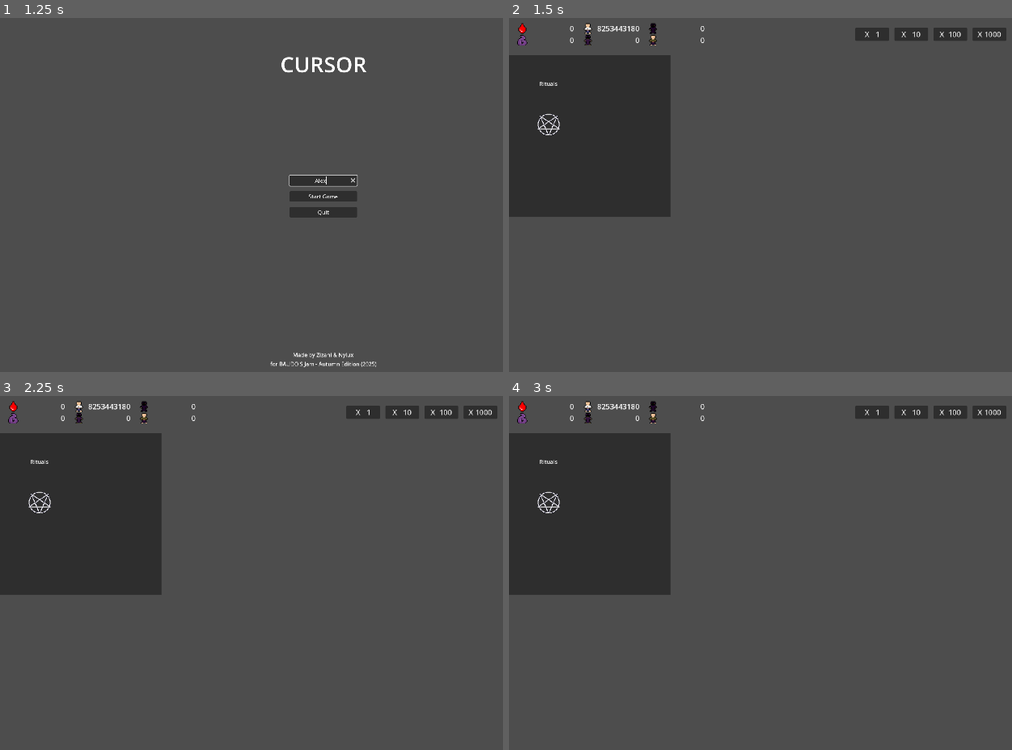
Above: before the commit, frames 1-4 (two rows, left to right).
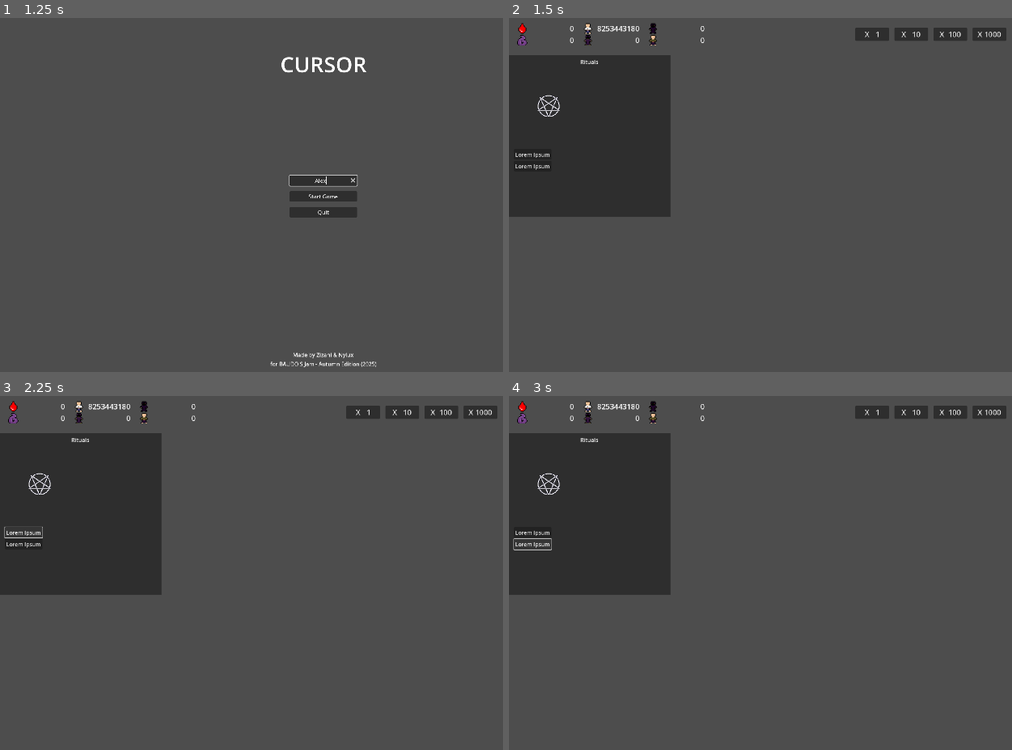
Above: after the commit, the same moments.

Repository: Nylux/CursedClicker
Game: Godot game, scene res://Scenes/main_menu.tscn
The game is run twice, just before and just after one commit, with the same random seed, the same clock (stepped at 60 frames per second) and the same inputs.
Inputs (mouse positions are in pixels of both pictures, inside the frame that each line leads up to):
- Up to frame 1 (1.25 s): click (321, 180) at 0.52 s; type "Alex" at 0.6 s
- Up to frame 2 (1.5 s): click "Start Game" at 1.25 s
- Up to frame 3 (2.25 s): click (25, 534) at 2 s, where only the run after the commit has a clickable "Lorem Ipsum"
- Up to frame 4 (3 s): click (534, 544) at 2.75 s, where only the run after the commit has a clickable "Lorem Ipsum"

Frame 1 is identical in both runs. In frame 2, 0.3% of the frame differs, in the area x 1-18%, y 11-43%; in frame 3, 0.4%; in frame 4, 0.4%, in the area x 0-18%, y 11-44%.

Commit message:
[Major] ui polish

Diff:
--- a/Scenes/template_ui.tscn
+++ b/Scenes/template_ui.tscn
@@ -1,6 +1,5 @@
-[gd_scene load_steps=4 format=3 uid="uid://d1se5bk828m00"]
+[gd_scene load_steps=3 format=3 uid="uid://d1se5bk828m00"]
 
-[ext_resource type="Texture2D" uid="uid://cxjpvbre5qoao" path="res://icon.svg" id="1_u4txr"]
 [ext_resource type="Script" uid="uid://lc43le6k2ayf" path="res://Scripts/animated_texture_rect.gd" id="2_ckvk3"]
 
 [sub_resource type="StyleBoxFlat" id="StyleBoxFlat_u4txr"]
@@ -38,25 +37,31 @@
 grow_horizontal = 2
 grow_vertical = 2
 
+[node name="MarginContainer" type="MarginContainer" parent="SubViewport/Panel/VBoxContainer"]
+layout_mode = 2
+theme_override_constants/margin_left = 8
+theme_override_constants/margin_top = 8
+theme_override_constants/margin_right = 8
+theme_override_constants/margin_bottom = 8
+
+[node name="Title" type="Label" parent="SubViewport/Panel/VBoxContainer/MarginContainer"]
+layout_mode = 2
+size_flags_vertical = 0
+text = "Lorem Ipsum"
+horizontal_alignment = 1
+
 [node name="HBoxContainer" type="HBoxContainer" parent="SubViewport/Panel/VBoxContainer"]
 layout_mode = 2
 size_flags_vertical = 3
 
 [node name="VBoxContainer" type="VBoxContainer" parent="SubViewport/Panel/VBoxContainer/HBoxContainer"]
 layout_mode = 2
-size_flags_horizontal = 6
-
-[node name="Title" type="Label" parent="SubViewport/Panel/VBoxContainer/HBoxContainer/VBoxContainer"]
-layout_mode = 2
-size_flags_horizontal = 4
-size_flags_vertical = 6
-text = "Lorem Ipsum"
+size_flags_horizontal = 3
 
 [node name="TextureRect" type="TextureRect" parent="SubViewport/Panel/VBoxContainer/HBoxContainer/VBoxContainer"]
 layout_mode = 2
 size_flags_horizontal = 4
-size_flags_vertical = 4
-texture = ExtResource("1_u4txr")
+size_flags_vertical = 6
 stretch_mode = 2
 script = ExtResource("2_ckvk3")
 
@@ -77,6 +82,29 @@
 layout_mode = 2
 size_flags_horizontal = 3
 
-[node name="Minigame" type="Control" parent="SubViewport/Panel/VBoxContainer"]
+[node name="Upgrades" type="Control" parent="SubViewport/Panel/VBoxContainer"]
 layout_mode = 2
 size_flags_vertical = 3
+
+[node name="MarginContainer" type="MarginContainer" parent="SubViewport/Panel/VBoxContainer/Upgrades"]
+layout_mode = 1
+anchors_preset = 15
+anchor_right = 1.0
+anchor_bottom = 1.0
+grow_horizontal = 2
+grow_vertical = 2
+theme_override_constants/margin_left = 16
+theme_override_constants/margin_top = 16
+theme_override_constants/margin_right = 16
+theme_override_constants/margin_bottom = 16
+
+[node name="GridContainer" type="GridContainer" parent="SubViewport/Panel/VBoxContainer/Upgrades/MarginContainer"]
+layout_mode = 2
+
+[node name="Button" type="Button" parent="SubViewport/Panel/VBoxContainer/Upgrades/MarginContainer/GridContainer"]
+layout_mode = 2
+text = "Lorem Ipsum"
+
+[node name="Button2" type="Button" parent="SubViewport/Panel/VBoxContainer/Upgrades/MarginContainer/GridContainer"]
+layout_mode = 2
+text = "Lorem Ipsum"
--- a/Scripts/altar_handler.gd
+++ b/Scripts/altar_handler.gd
@@ -4,7 +4,7 @@
 
 @export var ui: SubViewportContainer
 @export var title: String
-@onready var tilte_node = ui.get_node("SubViewport/Panel/VBoxContainer/HBoxContainer/VBoxContainer/Title")
+@onready var tilte_node = ui.get_node("SubViewport/Panel/VBoxContainer/MarginContainer/Title")
 @onready var animated_texture: AnimatedTextureRect = ui.get_node("SubViewport/Panel/VBoxContainer/HBoxContainer/VBoxContainer/TextureRect")
 @onready var stat_container = ui.get_node("SubViewport/Panel/VBoxContainer/HBoxContainer/MarginContainer")
 @onready var stat_placeholder = ui.get_node("SubViewport/Panel/VBoxContainer/HBoxContainer/Placeholder")
--- a/Scripts/rituals_handler.gd
+++ b/Scripts/rituals_handler.gd
@@ -6,7 +6,7 @@
 
 @export var ui: SubViewportContainer
 @export var title: String
-@onready var tilte_node = ui.get_node("SubViewport/Panel/VBoxContainer/HBoxContainer/VBoxContainer/Title")
+@onready var tilte_node = ui.get_node("SubViewport/Panel/VBoxContainer/MarginContainer/Title")
 @onready var animated_texture: AnimatedTextureRect = ui.get_node("SubViewport/Panel/VBoxContainer/HBoxContainer/VBoxContainer/TextureRect")
 @onready var stat_container = ui.get_node("SubViewport/Panel/VBoxContainer/HBoxContainer/MarginContainer")
 @onready var stat_placeholder = ui.get_node("SubViewport/Panel/VBoxContainer/HBoxContainer/Placeholder")
